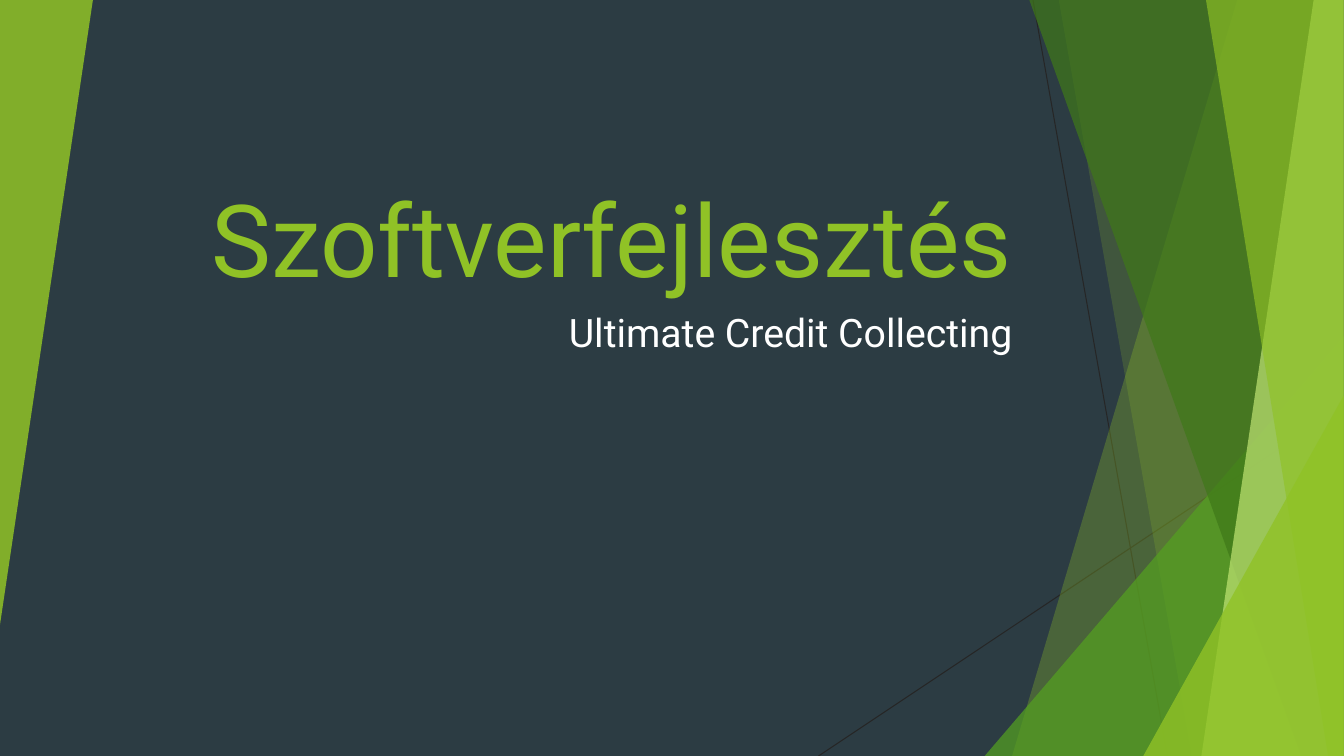
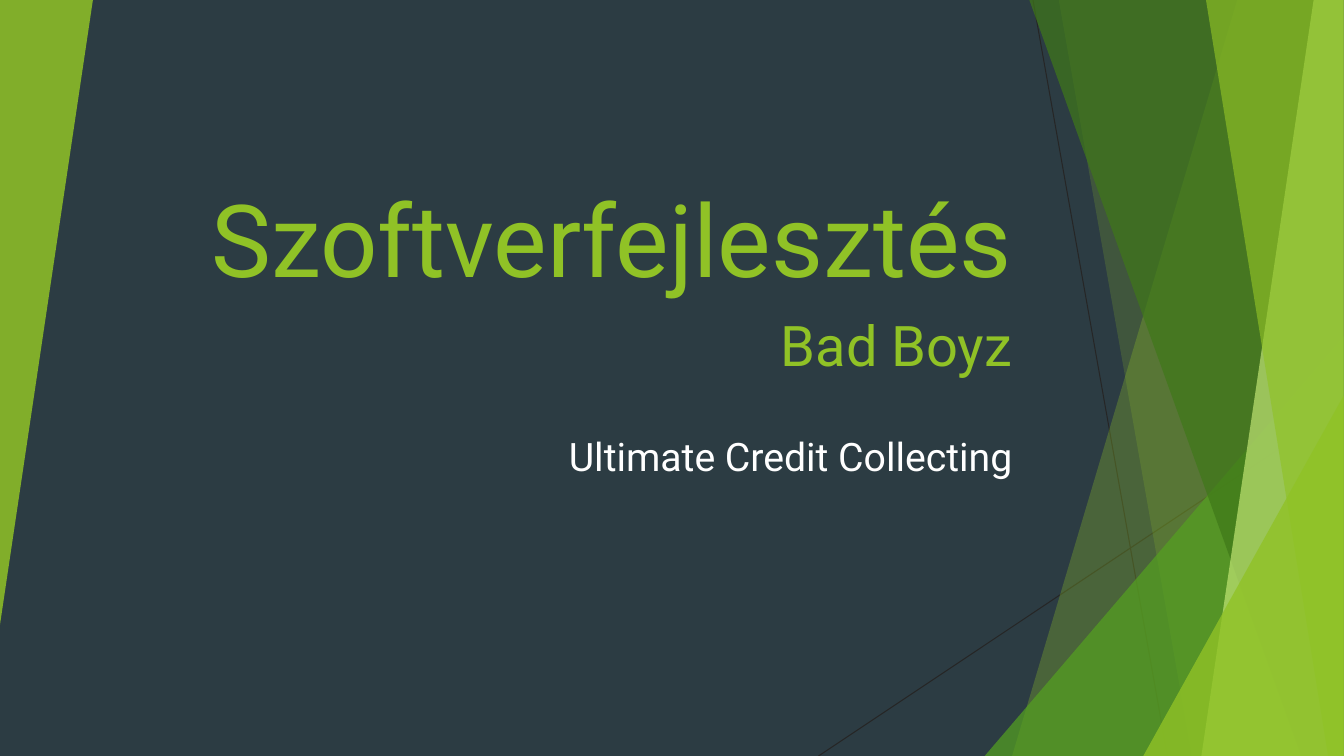
Before and after one commit to Gredics/UltimateCreditCollecting, a slide deck: slide 1 of Documents/presentation_#1.pptx. Drawn at 1344x756 pixels with LibreOffice and Linux fonts; fonts in the diff are those of the drawing. Boxes give left, top, right and bottom in pixels: in the first picture for what was removed or moved away, otherwise in the second. Text is boxed around its words. In the diff, an @@ line names an element or a change of style, - is before the commit and + after.

```diff
--- a/Documents/presentation_#1.pptx
+++ b/Documents/presentation_#1.pptx
@@ subtitle at <box>781,324,1013,378</box>: text changed; size 28 to 40 pt; text colour #FFFFFF to #90C226 @@
-Ultimate Credit Collecting
+Bad Boyz
@@ text added at <box>569,441,1012,479</box>, 28 pt, text #FFFFFF @@
+Ultimate Credit Collecting
```
Also in this commit, not shown: 26 other files.
